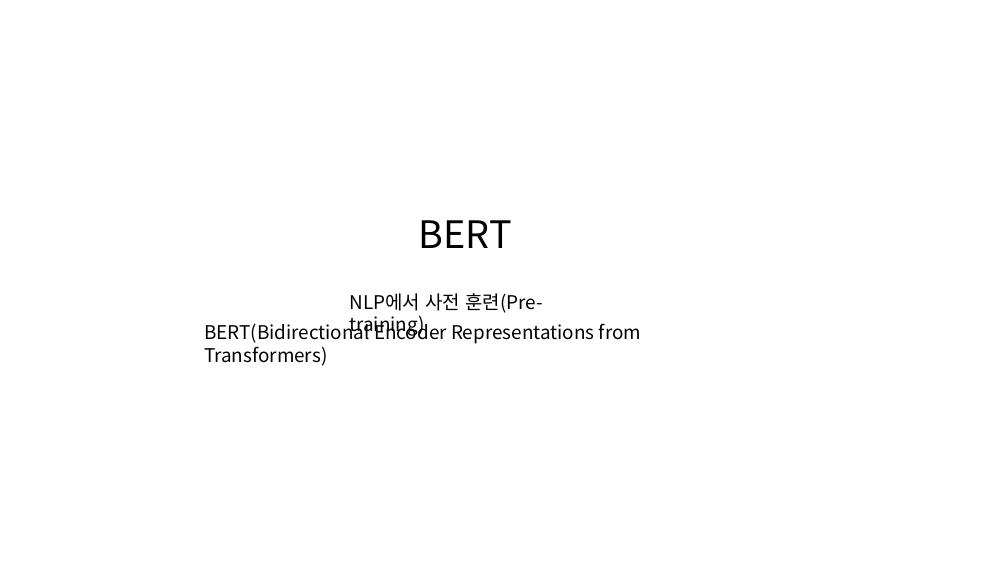
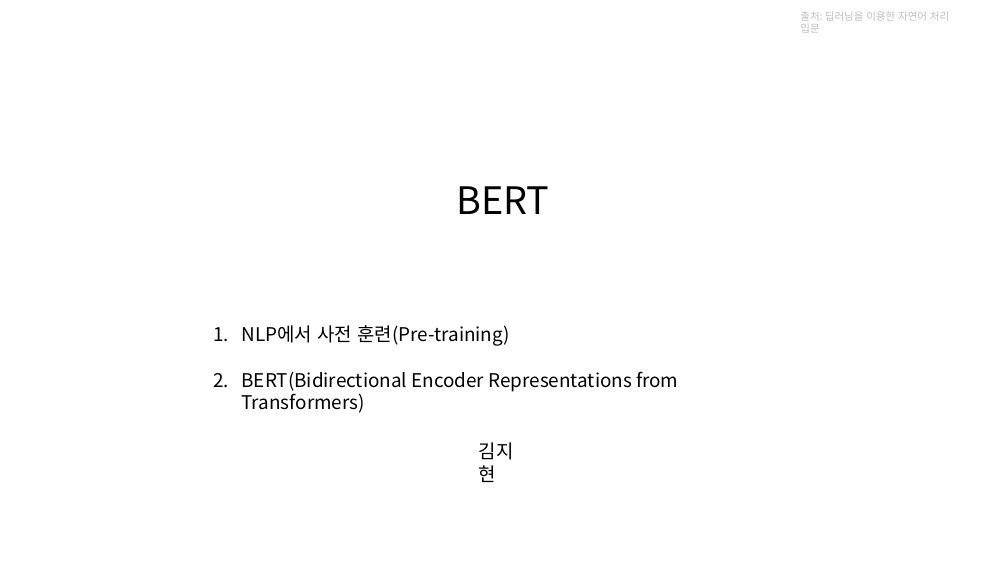
Before and after one commit to kjh8331267/NLP_Study, a slide deck: slide 1 of slide/BERT.pptx. Drawn at 1008x567 pixels with LibreOffice and Linux fonts; fonts in the diff are those of the drawing. Boxes give left, top, right and bottom in pixels: in the first picture for what was removed or moved away, otherwise in the second. Text is boxed around its words. In the diff, an @@ line names an element or a change of style, - is before the commit and + after.

```diff
--- a/slide/BERT.pptx
+++ b/slide/BERT.pptx
@@ text added at (800,12,949,33), 10 pt, text #BFBFBF @@
+출처: 딥러닝을 이용한 자연어 처리 입문
@@ text "BERT": place and size @@
-text "BERT" at (419,220,512,248)
+text "BERT" at (456,186,549,214)
@@ text removed at (349,293,542,337) @@
-NLP에서 사전 훈련(Pre-training)
@@ text "NLP에서 사전 훈련(Pre-training)": place and size @@
-text "NLP에서 사전 훈련(Pre-training)" at (204,320,641,366)
+text "NLP에서 사전 훈련(Pre-training)" at (242,325,678,392)
@@ text at (242,325,510,346): paragraph added @@
+1. NLP에서 사전 훈련(Pre-training)
@@ text at (242,371,678,392): bullet none to 1. @@
@@ text added at (479,442,514,482), 18 pt, text #000000 @@
+김지현
```
Also in this commit, not shown: 6 other slides changed, 2 slides added, 1 slide removed, 2 other files.
